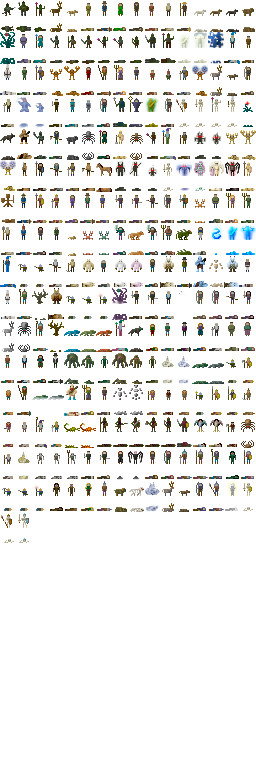
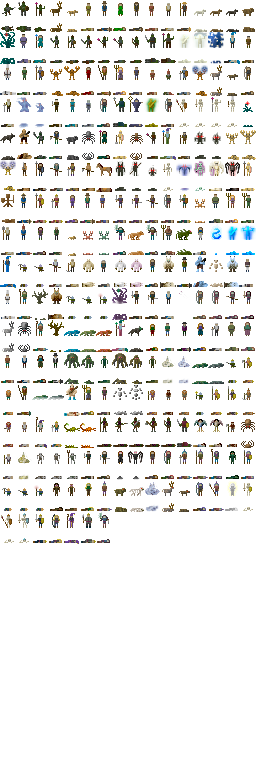
Before/after of a 256 x 768 layered artwork. What changed in the layer stack:
painted on "Background" over [left=33, top=512, right=110, bottom=544]
